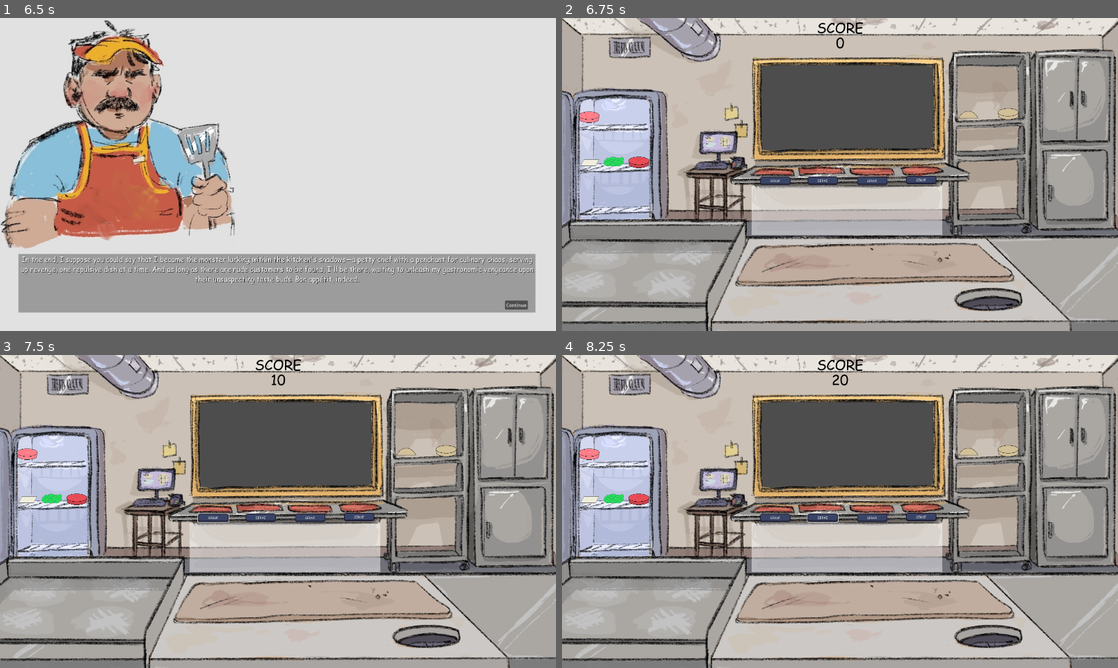
Above: before the commit, frames 1-4 (two rows, left to right).
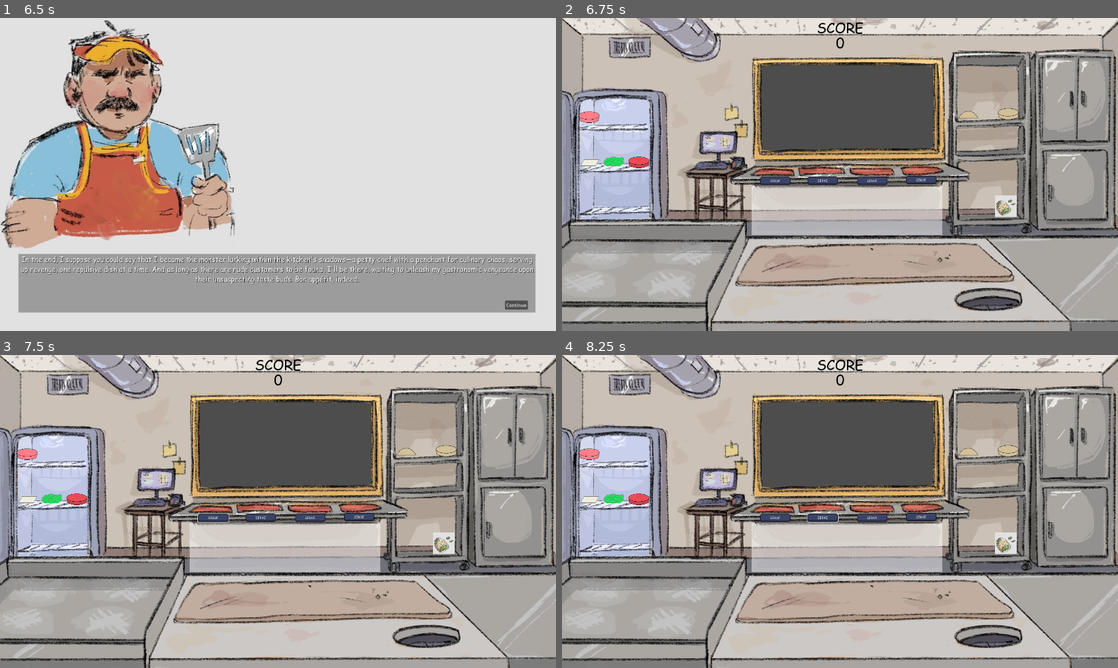
Above: after the commit, the same moments.

Repository: JaymesTMorris/The-Customer-Is-Always-Right
Game: Godot game, scene res://Scenes/main_menu.tscn
The game is run twice, just before and just after one commit, with the same random seed, the same clock (stepped at 60 frames per second) and the same inputs. Sound files missing from this copy of the repository are replaced by a short silence.
Inputs (mouse positions are in pixels of both pictures, inside the frame that each line leads up to):
- Up to frame 1 (6.5 s): click "Play" at 0.5 s; click (144, 174) at 1.25 s; click "Next" at 2 s; click "Next" at 2.75 s; click "Next" at 3.5 s; tap Enter at 4.25, 5.75 s; move the mouse to (400, 158) at 4.27 s; press the mouse at (400, 158) at 4.28 s; tap Space at 5 s; move the mouse to (166, 190) at 5.02 s; release the mouse at (166, 190) at 5.03 s; click (166, 190) at 5.1 s; move the mouse to (333, 105) at 5.77 s; press the mouse at (333, 105) at 5.78 s
- Up to frame 2 (6.75 s): release the mouse at (895, 105) at 6.5 s; click "Continue" at 6.5 s
- Up to frame 3 (7.5 s): click "SERVE" at 7.25 s
- Up to frame 4 (8.25 s): click "SERVE" at 8 s

Frame 1 is identical in both runs. In frame 2, 0.3% of the frame differs, in the area x 77-82%, y 56-64%; in frame 3, 0.3%; in frame 4, 0.3%, in the area x 48-82%, y 6-64%.

Commit message:
Starting work on implementing bad orders
Poison Ivy currently doesn't show up under submitted order

Diff:
--- a/Prefabs/poison_ivy.tscn
+++ b/Prefabs/poison_ivy.tscn
@@ -26,6 +26,8 @@
 [node name="CollisionShape2D" type="CollisionShape2D" parent="Area2D"]
 shape = SubResource("RectangleShape2D_lvkjh")
 
+[node name="Timer" type="Timer" parent="."]
+
 [connection signal="body_entered" from="Area2D" to="." method="_on_area_2d_body_entered"]
 [connection signal="body_exited" from="Area2D" to="." method="_on_area_2d_body_exited"]
 [connection signal="mouse_entered" from="Area2D" to="." method="_on_area_2d_mouse_entered"]
--- a/Scenes/game.tscn
+++ b/Scenes/game.tscn
@@ -13,6 +13,7 @@
 [ext_resource type="FontFile" uid="uid://bsel54ud03407" path="res://Fonts/Comic Sans MS/COMIC.TTF" id="9_au3vr"]
 [ext_resource type="Texture2D" uid="uid://dln2ty2s61bfb" path="res://Images/GUI/GUI.png" id="9_hw25t"]
 [ext_resource type="Script" path="res://Scripts/burger_order_generator.gd" id="11_iswsb"]
+[ext_resource type="PackedScene" uid="uid://vfj60vmr2oyq" path="res://Prefabs/poison_ivy.tscn" id="14_3fa8r"]
 
 [sub_resource type="StyleBoxTexture" id="StyleBoxTexture_4kmm2"]
 texture = ExtResource("9_hw25t")
@@ -222,6 +223,10 @@
 position = Vector2(265, 499)
 scale = Vector2(2.34832, 2.308)
 
+[node name="PoisonIvy" parent="." instance=ExtResource("14_3fa8r")]
+position = Vector2(1533, 650)
+scale = Vector2(2.34832, 2.308)
+
 [connection signal="button_down" from="ServeButton00" to="OrderGenerator" method="_on_serve_button_down" binds= [0]]
 [connection signal="button_down" from="ServeButton01" to="OrderGenerator" method="_on_serve_button_down" binds= [1]]
 [connection signal="button_down" from="ServeButton02" to="OrderGenerator" method="_on_serve_button_down" binds= [2]]
--- a/Scripts/burger_order_generator.gd
+++ b/Scripts/burger_order_generator.gd
@@ -9,13 +9,13 @@
 	["Tomato", "tomato.tscn"]
 ]
 
-# Currently not in use.
+# Work in progress
 var bad_burger_ingredients: Array = [
-	["Moldy Bread", "moldy_bread.tscn"],
+	#["Moldy Bread", "moldy_bread.tscn"],
 	["Poison Ivy", "poison_ivy.tscn"]
 ]
 
-var timer: Timer
+var timer : Timer
 
 func generate_burger_order(is_good_customer: bool = true):
 	var burger_order = ["Top Bun"] # Burger orders will always have a Top Bun
@@ -54,10 +54,10 @@
 	var bad_ingredients = []
 
 	# 50% for burger to have Moldy Bread or Poison Ivy
-	if randi() % 2 == 0:
-		bad_ingredients.append("Moldy Bread")
-	else:
-		bad_ingredients.append("Poison Ivy")
+	#if randi() % 2 == 0:
+	#	bad_ingredients.append("Moldy Bread")
+	#else:
+	bad_ingredients.append("Poison Ivy")
 
 	return bad_ingredients
 
@@ -102,6 +102,7 @@
 	var path_to_label
 	var order_label
 	var burger_order
+	var coinflip = randi_range(0,1)
 	available_order_labels.shuffle()
 	while available_order_labels.size() > 0:
 		path_to_plate = NodePath("Plate"+str(available_order_labels[0]))
@@ -111,13 +112,18 @@
 		if order_label.text != "": # Check if plate already has an order
 			available_order_labels.remove_at(0)
 		else:
-			burger_order = generate_burger_order()
+			if coinflip == 1:
+				print("Bad Customer")
+				burger_order = generate_burger_order(false)
+			else:
+				print("Good Customer")
+				burger_order = generate_burger_order(true)
 			plate.burger_order = burger_order
 			print_order(burger_order, path_to_label)
 			break
 
 func grade_order(plate_array, burger_order):
-	if plate_array == burger_order:
+	if (plate_array != []) && plate_array == burger_order:
 		global.score += 10
 	elif global.score - 5 >= 0:
 		global.score -= 5
Not shown: 1 places in Scenes/game.tscn that only renumber resources
